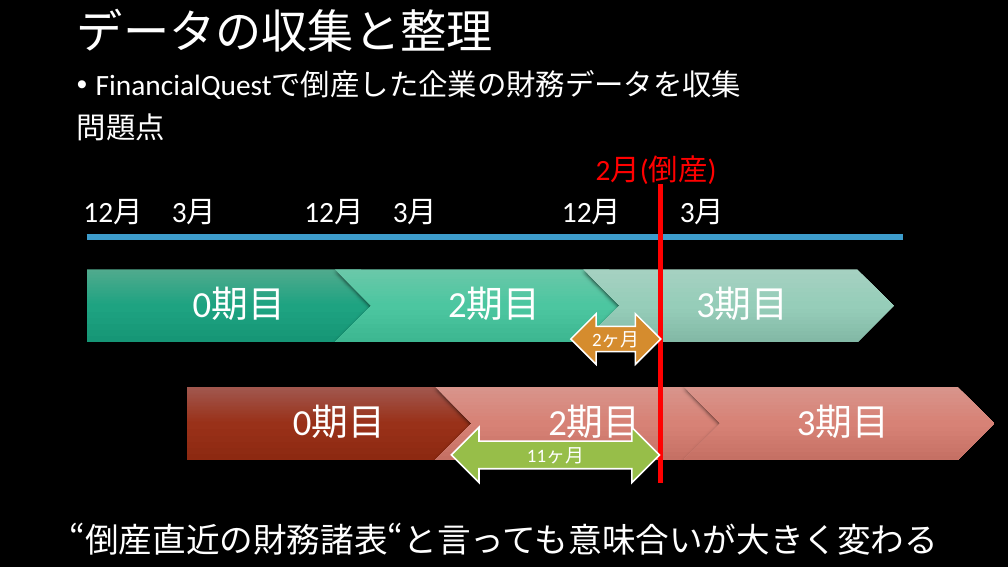
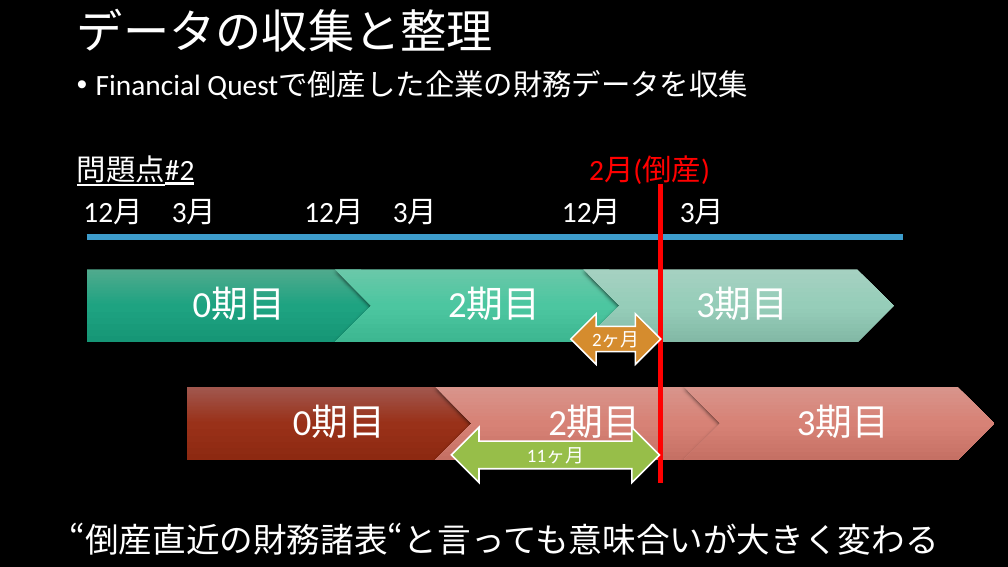
Before and after one commit to MAGA-Phantom/OperationSotsuron, a slide deck: slide 28 of 倒産の研究(仮).pptx (slide 20 before the commit). Drawn at 1008x567 pixels with LibreOffice and Linux fonts; fonts in the diff are those of the drawing. Boxes give left, top, right and bottom in pixels: in the first picture for what was removed or moved away, otherwise in the second. Text is boxed around its words. In the diff, an @@ line names an element or a change of style, - is before the commit and + after.

```diff
--- a/倒産の研究(仮).pptx
+++ b/倒産の研究(仮).pptx
@@ text at (77, 71, 748, 187): text changed @@
-• FinancialQuestで倒産した企業の財務データを収集
-問題点
-2月(倒産)
+• Financial Questで倒産した企業の財務データを収集
+問題点#2 2月(倒産)
```
Also in this commit, not shown: 5 other slides changed, 10 slides added, 1 other file.
